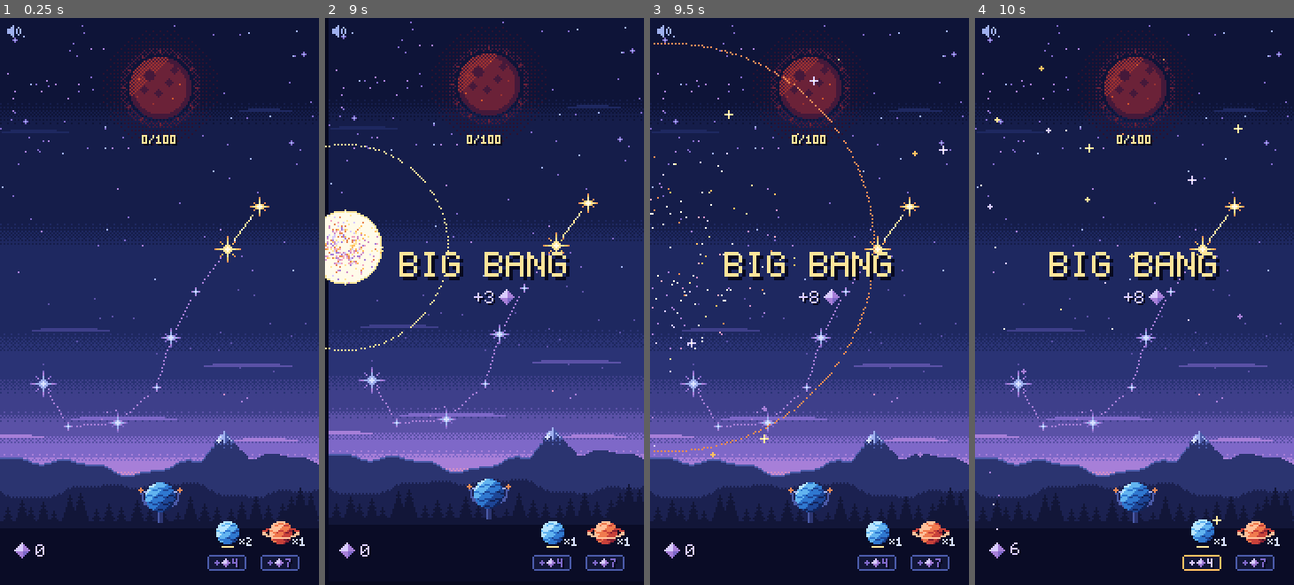
Above: before the commit, frames 1-4 (left to right).
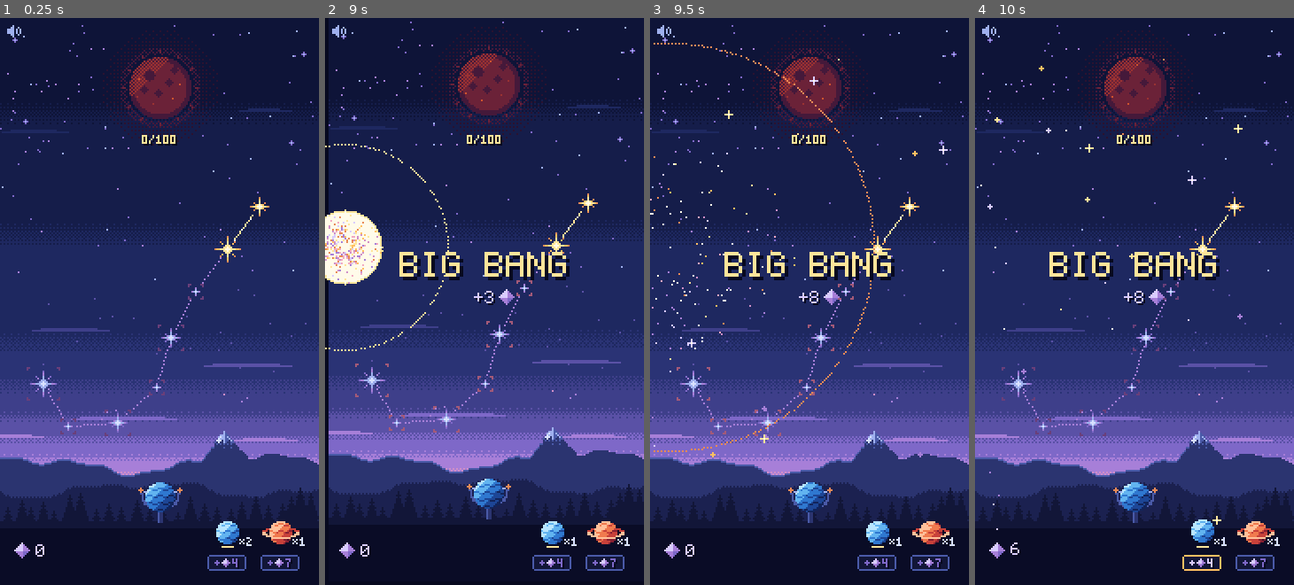
Above: after the commit, the same moments.

Repository: mrafael1/DustInSpace
Game: Godot game, scene res://game/scenes/main.tscn
Same seed, same stepped clock (60 frames per second), same inputs: the game is played once before the commit and once after it.
Inputs (mouse positions are in pixels of both pictures, inside the frame that each line leads up to):
- Up to frame 1 (0.25 s): no input
- Up to frame 2 (9 s): tap Enter at 0.5 s; move the mouse to (554, 273) at 0.52 s; hold Shift 0.53-1.25 s; click (554, 273) at 0.67 s; drag from (420, 329) to (468, 414) at 1.27 s; move the mouse to (516, 176) at 2.02 s; tap Ctrl at 2.1 s; click (516, 176) at 2.17 s; drag from (468, 414) to (388, 216) at 2.77 s; move the mouse to (580, 386) at 3.52 s; tap B at 3.6 s; click (580, 386) at 3.67 s; drag from (388, 216) to (436, 159) at 4.27 s; move the mouse to (500, 301) at 5.02 s; tap Alt at 5.1 s; click (500, 301) at 5.17 s; drag from (436, 159) to (420, 329) at 5.77 s; move the mouse to (554, 273) at 6.52 s; tap L at 6.6 s; click (554, 273) at 6.67 s; drag from (420, 329) to (468, 414) at 7.27 s; move the mouse to (516, 176) at 8.02 s; hold Shift 8.03-8.75 s; click (516, 176) at 8.17 s; drag from (468, 414) to (388, 216) at 8.77 s
- Up to frame 3 (9.5 s): no input
- Up to frame 4 (10 s): move the mouse to (1230, 386) at 9.52 s; tap Ctrl at 9.6 s; click (1230, 386) at 9.67 s

The runs differ from the first frame. In frame 1, 0.1% of the frame differs, in the area x 8-64%, y 46-74%; in frame 2, 0.1%; in frame 3, 0.1%; in frame 4, 0.1%.

Commit message:
feat: a quiet selectable cue on unlit Scorpio landmarks
Four small corner brackets in C5/C4, swapping slowly, around each landmark
that can be picked. Lit landmarks keep their gold and no cue.

Co-Authored-By: Claude Opus 5.5 <noreply@anthropic.com>
Claude-Session: https://claude.ai/code/session_01ASnDPR9SCSabzXswq9efCT

Diff:
--- a/game/scenes/constellation_view.gd
+++ b/game/scenes/constellation_view.gd
@@ -3,7 +3,9 @@
 ## Draws the Scorpio map (#40) under the stars. Each landmark is drawn with the star art of its
 ## size, so a small, medium or big landmark reads like the sky star it can stand in for: cool
 ## (unlit, usable in a combo) or gold (lit). Strings between two lit landmarks glow C1 with a C0
-## glint running along them; strings still to form are dotted N8. While a link is traced, the
+## glint running along them; strings still to form are dotted N8. An unlit landmark, which can be
+## picked, also has four small corner brackets in the dim halo tones (C4/C5, swapping every
+## CUE_STEP): a quiet "you can pick this" that background stars and lit landmarks never show. While a link is traced, the
 ## landmarks in it show gold and the strings it would form are dashed C2. Owns no rules:
 ## RunState says what's lit. Draws nothing without the map.
 ## Completion plays the constellation like an instrument once every payout has landed (the Sky
@@ -21,6 +23,10 @@
 ## Built strings' idle glow: a C0 glint every GLOW_SPACING px moves one pixel per GLOW_STEP.
 const GLOW_SPACING: int = 6
 const GLOW_STEP: float = 0.12
+## The selectable cue: its brackets sit this far out from the star art's edge, and swap between
+## C5 and C4 every CUE_STEP.
+const CUE_GAP: int = 2
+const CUE_STEP: float = 0.6
 ## A landmark or string that just lit shows C0 this long.
 const LIT_FLASH: float = 0.25
 ## Completion: one string every STRING_STEP, bottom to top; then the drawing is traced over
@@ -237,8 +243,11 @@
 ## Moves the glow, flashes and completion on. Driven by `_process`; tests call it directly.
 func advance(delta: float) -> void:
 	var step: int = glow_step()
+	var cue: int = cue_frame()
 	_time += delta
-	var redraw: bool = glow_step() != step and _run != null and _run.scorpio != null and _run.scorpio.built_count() > 0
+	var mapped: bool = _run != null and _run.scorpio != null
+	var redraw: bool = mapped and ((glow_step() != step and _run.scorpio.built_count() > 0) \
+		or (cue_frame() != cue and not _run.scorpio.is_complete()))
 	if _flash_left > 0.0:
 		_flash_left = maxf(_flash_left - delta, 0.0)
 		redraw = true
@@ -308,7 +317,34 @@
 			_dot(pixels[i], Palette.N8)
 
 
+## The selectable cue's pixels around a landmark of `size`: an L in each corner, pointing in.
+static func cue_pixels(size: int) -> Array[Vector2i]:
+	var o: int = StarView.half_extent(size as Star.Size) + CUE_GAP
+	var dots: Array[Vector2i] = []
+	for sx: int in [-1, 1]:
+		for sy: int in [-1, 1]:
+			var corner := Vector2i(sx * o, sy * o)
+			dots.append_array([corner, corner - Vector2i(sx, 0), corner - Vector2i(0, sy)])
+	return dots
+
+
+## Which of the cue's two colours shows now: 0 (C5) or 1 (C4).
+func cue_frame() -> int:
+	return int(_time / CUE_STEP) % 2
+
+
+## Whether landmark `index` shows the selectable cue: unlit, not in the link being traced, and
+## not while the constellation plays.
+func shows_cue(index: int) -> bool:
+	return _run != null and _run.scorpio != null and not _run.scorpio.is_lit(index) \
+		and not _selected.has(index) and _completion_time < 0.0
+
+
 func _draw_landmark(index: int) -> void:
+	if shows_cue(index):
+		var colour: Color = Palette.C4 if cue_frame() == 1 else Palette.C5
+		for d: Vector2i in cue_pixels(Scorpio.SIZES[index]):
+			_dot(Scorpio.LANDMARKS[index] + d, colour)
 	var gold: bool = _run.scorpio.is_lit(index) or _selected.has(index)
 	var art: Dictionary = _art[Scorpio.SIZES[index]]
 	var flash: bool = index == _flash_landmark and _flash_left > 0.0
--- a/game/scenes/palette.gd
+++ b/game/scenes/palette.gd
@@ -3,7 +3,8 @@
 ## Colours from assets/palettes/stellar_sun.gpl, for views that draw in code.
 ## Add a colour here only when a view uses it; tests check each one against the .gpl.
 
-## Starlight ramp: collectibles, links, particles. C4-C5 are for halos only.
+## Starlight ramp: collectibles, links, particles. C4-C5 are for halos (and the Scorpio landmarks' dim
+## selectable cue) only.
 const C0 := Color("#FFFBEA")
 const C1 := Color("#FFE59A")
 const C2 := Color("#FFC062")
